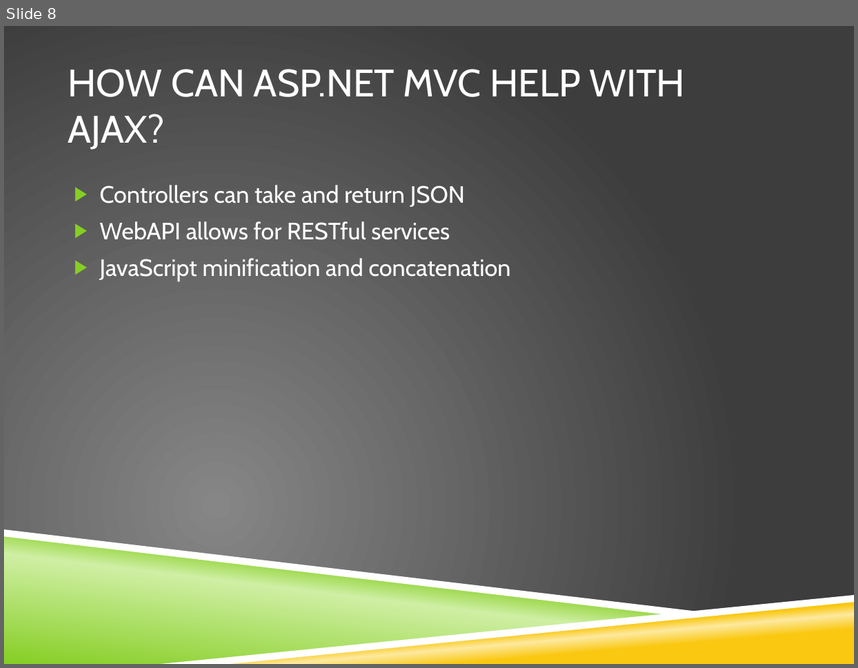
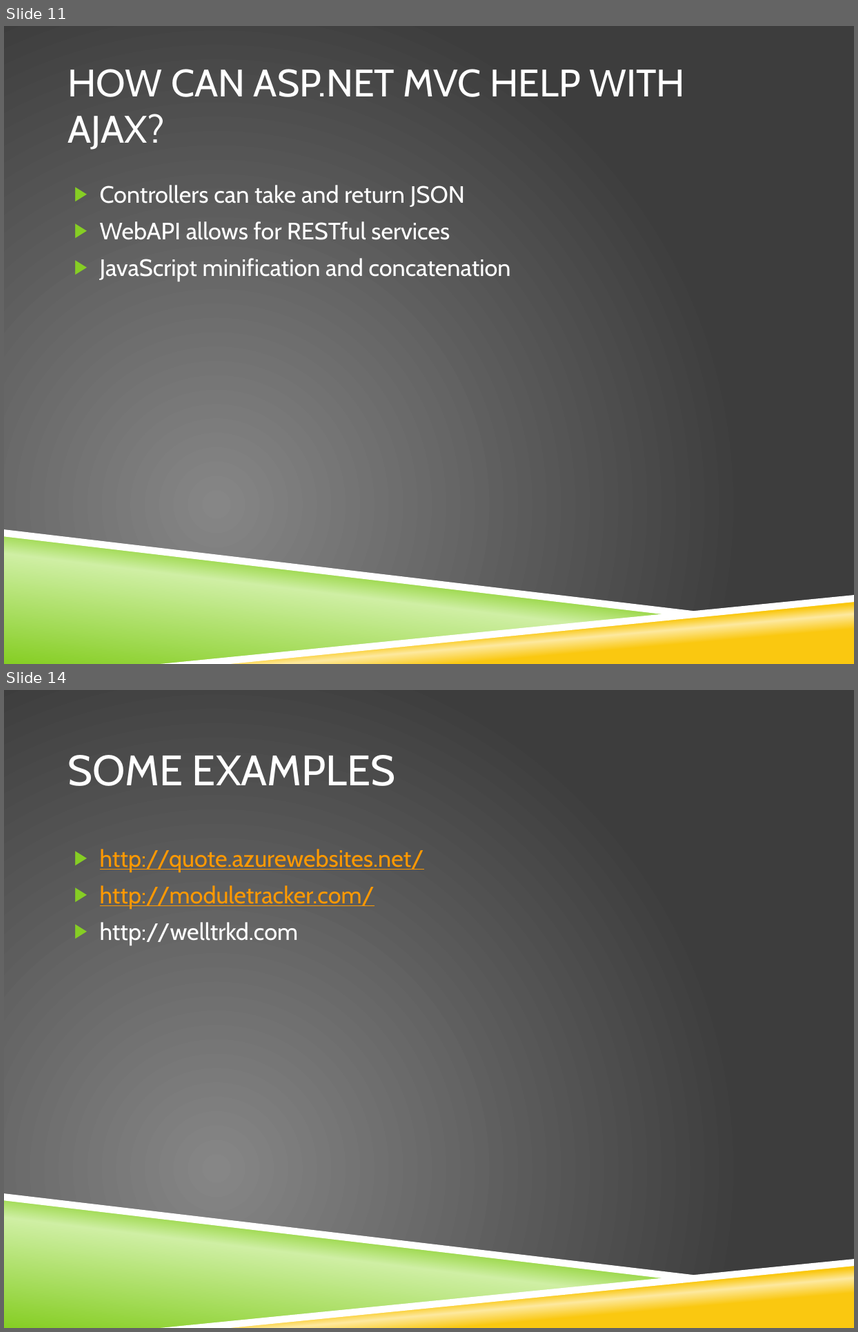
Before and after one commit to stimms/SinglePageApplications, a slide deck: Building Single page applications.pptx. Shown one above the other, each under a label of ours: slide 8 before the commit, slides 11 and 14 after it; the slides between them are not shown. The pictures are 858x668 and 858x1332 pixels, drawn with LibreOffice and Linux fonts; fonts in the diff are those of the drawing; background and template pictures are left out. Boxes give left, top, right and bottom in pixels: in the first picture for what was removed or moved away, otherwise in the second. Text is boxed around its words. In the diff, an @@ line names an element or a change of style, - is before the commit and + after.

Commit message:
Updating powerpoint

```diff
--- a/Building Single page applications.pptx
+++ b/Building Single page applications.pptx
@@ slide 14 added at [4, 690, 854, 1328], background picture (left out); not listed: 4 template elements that a slide beside it also shows @@
@@ title added at [67, 755, 396, 786], 36 pt, text #FFFFFF @@
+SOME EXAMPLES
@@ text added at [100, 849, 424, 945], 20 pt, text #FF9900, underline @@
+▶ http://quote.azurewebsites.net/
+▶ http://moduletracker.com/
+▶ http://welltrkd.com
@@ what was slide 8 is now slide 11 @@
```
Also in this commit, not shown: 5 other slides added.
